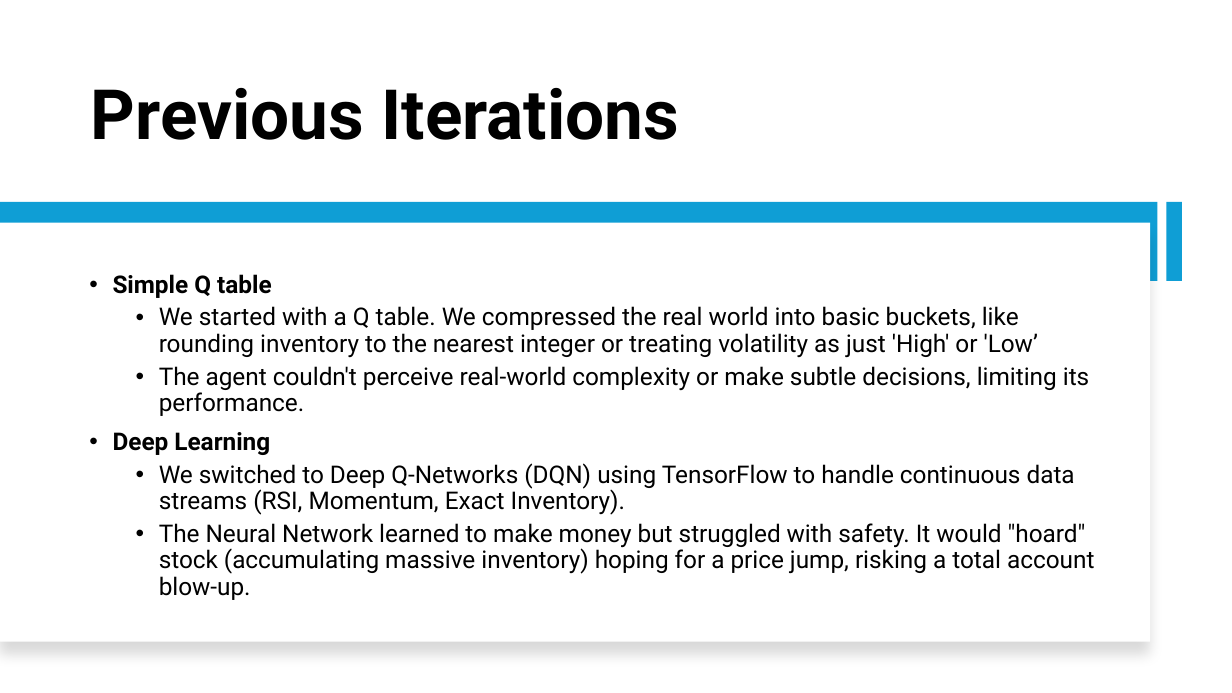
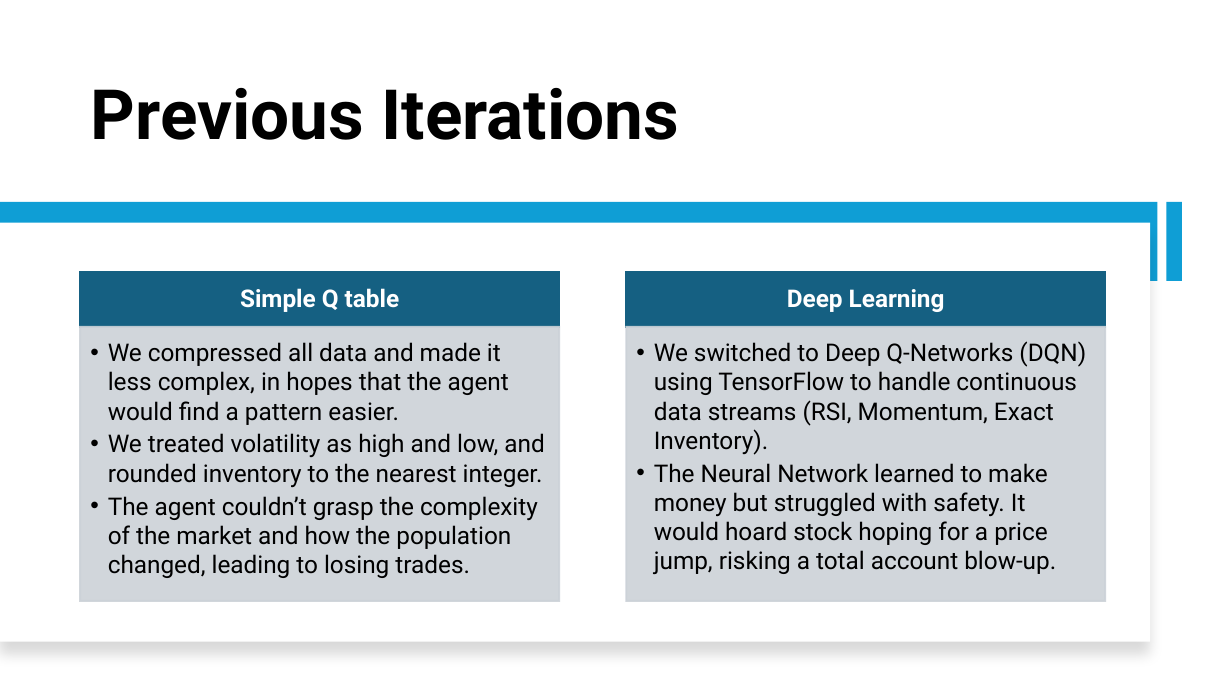
Before and after one commit to Srithwak/Coevolutionary_ARL_vs_EGT_agents_research, a slide deck: slide 4 of presentation.pptx (slide 3 before the commit). Drawn at 1232x693 pixels with LibreOffice and Linux fonts; fonts in the diff are those of the drawing. Boxes give left, top, right and bottom in pixels: in the first picture for what was removed or moved away, otherwise in the second. Text is boxed around its words. In the diff, an @@ line names an element or a change of style, - is before the commit and + after.

```diff
--- a/presentation.pptx
+++ b/presentation.pptx
@@ text removed at [113, 274, 1094, 600] @@
-• Simple Q table
-  • We started with a Q table. We compressed the real world into basic buckets, like rounding inventory to the nearest integer or treating volatility as just 'High' or 'Low’
-  • The agent couldn't perceive real-world complexity or make subtle decisions, limiting its performance.
-• Deep Learning
-  • We switched to Deep Q-Networks (DQN) using TensorFlow to handle continuous data streams (RSI, Momentum, Exact Inventory).
-  • The Neural Network learned to make money but struggled with safety. It would "hoard" stock (accumulating massive inventory) hoping for a price jump, risking a total account blow-up.
@@ group added at [80, 272, 1105, 602]: 4 rectangles, 4 texts @@
+Simple Q table
+  • We compressed all data and made it less complex, in hopes that the agent would find a pattern easier.
+  • We treated volatility as high and low, and rounded inventory to the nearest integer.
+  • The agent couldn’t grasp the complexity of the market and how the population changed, leading to losing trades.
+Deep Learning
+  • We switched to Deep Q-Networks (DQN) using TensorFlow to handle continuous data streams (RSI, Momentum, Exact Inventory).
+  • The Neural Network learned to make money but struggled with safety. It would hoard stock hoping for a price jump, risking a total account blow-up.
```
Also in this commit, not shown: 9 other slides changed, 1 slide removed, 3 other files.
